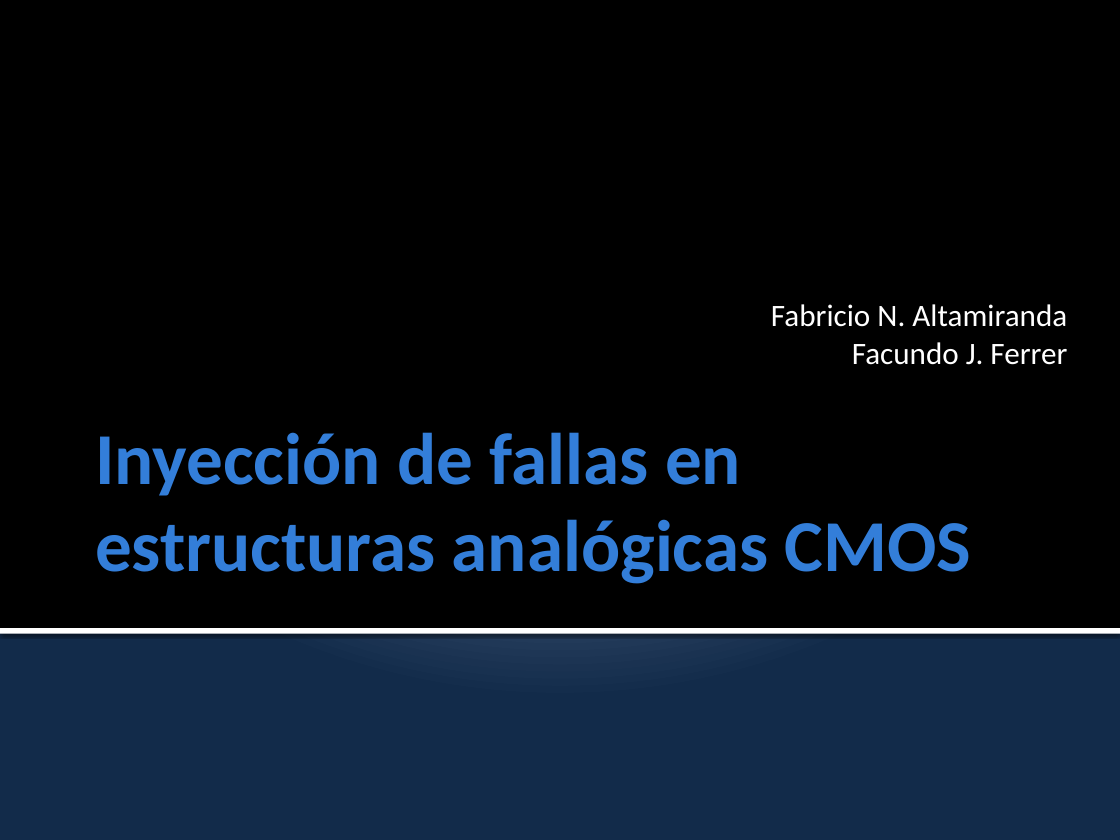
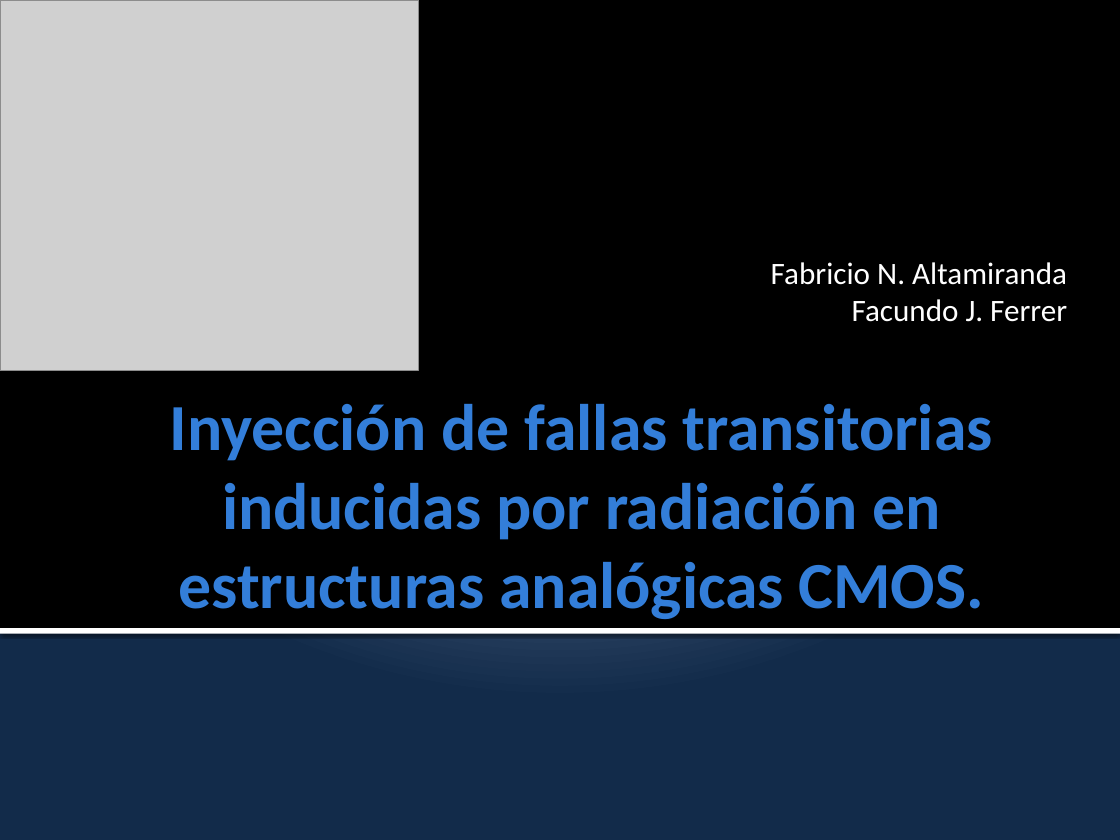
Before and after one commit to ginotkj/fiocs, a slide deck: slide 1 of Documentation/Documentacion/PRESENTACION.pptx. Drawn at 1120x840 pixels with LibreOffice and Linux fonts; fonts in the diff are those of the drawing; grey boxes stand for pictures. Boxes give left, top, right and bottom in pixels: in the first picture for what was removed or moved away, otherwise in the second. Text is boxed around its words. In the diff, an @@ line names an element or a change of style, - is before the commit and + after.

Commit message:
parte de fabri agregada

```diff
--- a/Documentation/Documentacion/PRESENTACION.pptx
+++ b/Documentation/Documentacion/PRESENTACION.pptx
@@ picture added at [0, 0, 418, 371] @@
@@ subtitle "Fabricio N. Altamiranda": place and size @@
-subtitle "Fabricio N. Altamiranda" at [771, 304, 1067, 365]
+subtitle "Fabricio N. Altamiranda" at [771, 262, 1067, 322]
@@ title at [170, 404, 993, 619]: text changed; size 47 to 42.3 pt @@
-Inyección de fallas en estructuras analógicas CMOS
+Inyección de fallas transitorias inducidas por radiación en estructuras analógicas CMOS.
```
Also in this commit, not shown: 4 other slides changed, 10 slides added, 10 slides removed.
